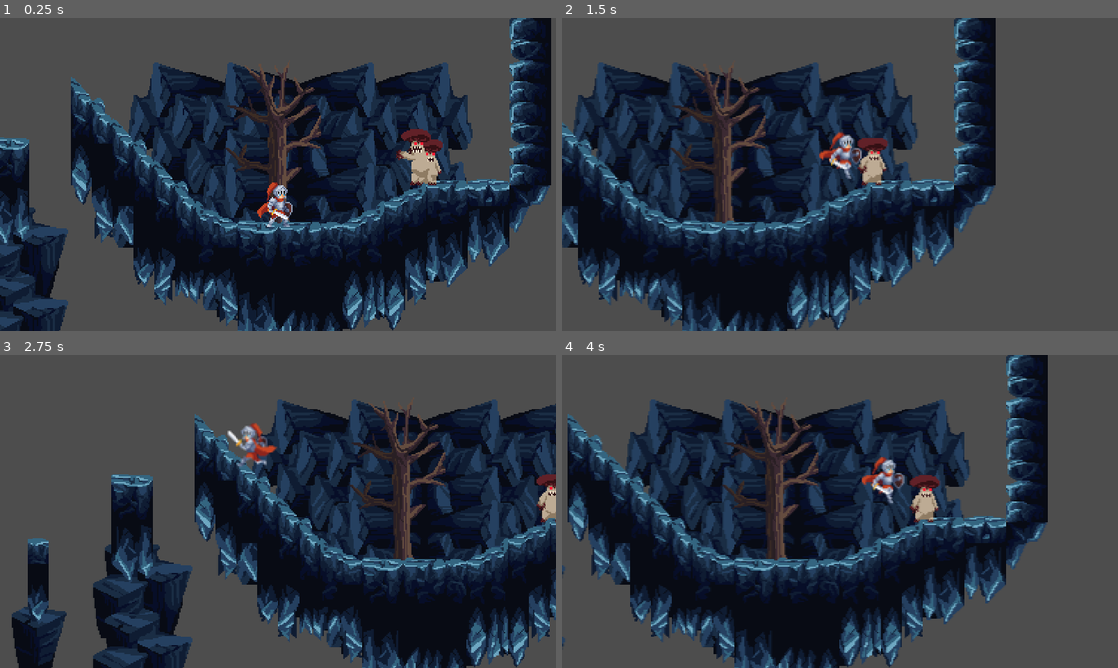
Above: before the commit, frames 1-4 (two rows, left to right).
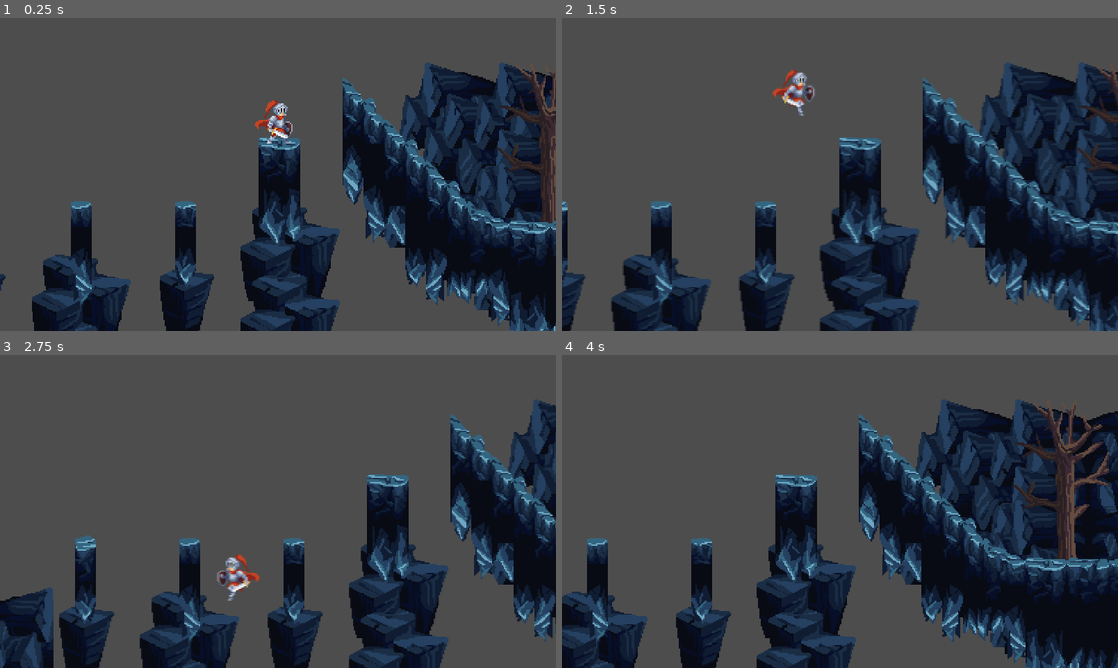
Above: after the commit, the same moments.

Repository: PITT1/Platform-game
Game: Godot game, scene res://world.tscn
The game is run twice, just before and just after one commit, with the same random seed, the same clock (stepped at 60 frames per second) and the same inputs.
Inputs:
- Up to frame 1 (0.25 s): no input
- Up to frame 2 (1.5 s): hold A (run) 0.53-1.28 s; hold Right (right) from 0.53 s (still down); tap Z (dash) at 0.6 s; tap X (jump) at 0.77, 1.07 s; tap A (run) at 1.35 s
- Up to frame 3 (2.75 s): tap X (jump) at 1.52, 1.55, 1.82, 2.1 s; release Right (right) at 2.03 s; hold Left (left) from 2.03 s (still down); tap Z (dash) at 2.3 s
- Up to frame 4 (4 s): release Left (left) at 2.78 s; hold Right (right) from 2.78 s (still down); tap C (atack) at 2.85 s; tap X (jump) at 3.02, 3.32, 3.77, 3.8 s; tap A (run) at 3.05 s; tap Z (dash) at 3.6 s

The runs differ from the first frame. In frame 1, 64% of the frame differs, in the area x 0-100%, y 0-100%; in frame 2, 71%; in frame 3, 53%; in frame 4, 68%.

Commit message:
agregando movimiento a los mushrooms

Diff:
--- a/mutantMushrom.gd
+++ b/mutantMushrom.gd
@@ -2,17 +2,44 @@
 @onready var anim: AnimatedSprite2D = $AnimatedSprite2D
 @onready var attackSprite: Sprite2D = $"attack sprite"
 @onready var animation_player: AnimationPlayer = $AnimationPlayer
+var player: CharacterBody2D = null
+@onready var mushroom: CharacterBody2D = $"."
+@export var speed: float = 100
+
 
 
 func _ready() -> void:
 	attackSprite.visible = false
 	anim.play("idle")
-	animation_player.play("attack")
 
-func _physics_process(delta: float) -> void:
-	# Add the gravity.
+func _process(delta: float) -> void:
 	if not is_on_floor():
 		velocity += get_gravity() * delta
 
+	if player != null:
+		if mushroom.global_position.x < player.global_position.x:
+			velocity.x = speed
+		else:
+			velocity.x = -speed
+	animations()
 
 	move_and_slide()
+
+
+func _on_area_2d_body_entered(body: Node2D) -> void:
+	player = body
+
+
+func _on_area_2d_body_exited(body: Node2D) -> void:
+	player = null
+
+func animations():
+	if velocity.x == 0:
+		anim.play("idle")
+	else:
+		anim.play("run")
+
+	if  velocity.x > 0:
+		anim.flip_h = false
+	elif velocity.x < 0:
+		anim.flip_h = true
--- a/mutant_mushrom.tscn
+++ b/mutant_mushrom.tscn
@@ -262,6 +262,9 @@
 "attack": SubResource("Animation_x4160")
 }
 
+[sub_resource type="RectangleShape2D" id="RectangleShape2D_no5hv"]
+size = Vector2(374, 212.5)
+
 [node name="mutant mushrom" type="Node2D"]
 
 [node name="CharacterBody2D" type="CharacterBody2D" parent="."]
@@ -271,7 +274,9 @@
 
 [node name="AnimatedSprite2D" type="AnimatedSprite2D" parent="CharacterBody2D"]
 sprite_frames = SubResource("SpriteFrames_by68s")
-animation = &"takeHit"
+animation = &"run"
+frame = 3
+frame_progress = 0.658238
 
 [node name="CollisionShape2D" type="CollisionShape2D" parent="CharacterBody2D"]
 position = Vector2(1, 8)
@@ -292,3 +297,12 @@
 libraries = {
 "": SubResource("AnimationLibrary_mh6m7")
 }
+
+[node name="Area2D" type="Area2D" parent="CharacterBody2D"]
+
+[node name="CollisionShape2D" type="CollisionShape2D" parent="CharacterBody2D/Area2D"]
+position = Vector2(0, 8)
+shape = SubResource("RectangleShape2D_no5hv")
+
+[connection signal="body_entered" from="CharacterBody2D/Area2D" to="CharacterBody2D" method="_on_area_2d_body_entered"]
+[connection signal="body_exited" from="CharacterBody2D/Area2D" to="CharacterBody2D" method="_on_area_2d_body_exited"]
--- a/playerScript.gd
+++ b/playerScript.gd
@@ -724,6 +724,6 @@
 
 
 func _on_hit_area_body_entered(body: Node2D) -> void:
-	print(body.lives)
+	print(body.lixves)
 	body.lives -= 1
 	body.gettingHit = true
--- a/world.tscn
+++ b/world.tscn
@@ -1303,7 +1303,7 @@
 tile_set = SubResource("TileSet_yei7r")
 
 [node name="player" parent="." instance=ExtResource("1_ybwx4")]
-position = Vector2(1759, 126)
+position = Vector2(1551, 66)
 
 [node name="ParallaxBackground" type="ParallaxBackground" parent="."]
 visible = false
Not shown: 1 places in mutant_mushrom.tscn that only renumber resources
